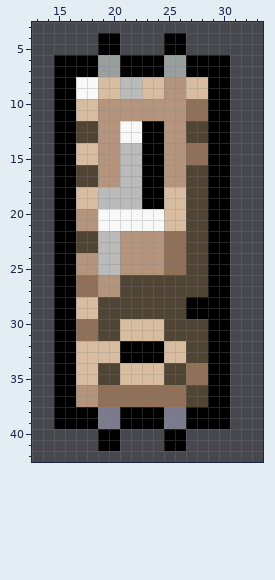
File history of a pixel-art sprite, gfx/units/icons/armoredTrain.png. Above: the version before the commit.
The file is 48x48 pixels. Shown: x 13..33, y 3..42.
The result:
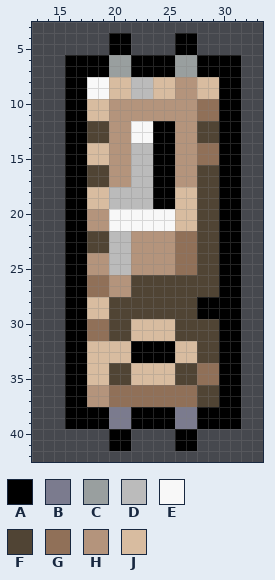
Palette (. is transparent): A #000000  B #7b7b8e  C #999f9f  D #bbbbbb  E #f8f8f8  F #504434  G #907058  H #b4947c  J #d8bca0
Log entry: Transport Train unit added
From old to new:
Changed rows in their new state; - is an unchanged pixel.
first column x 15:
 4 ----.-A---.-A----
 5 ----.-A---.-A----
 6 .---A-C---A-C---A
 7 .---A-C---A-C---A
 8 .-A-E-J-D-J-H-J-A
 9 .-A-E-J-D-J-H-J-A
10 .-A-J-------H-G-A
11 .-A-J-------H-G-A
12 .-A-F-H-E-A-H-F-A
13 .-A-F-H-E-A-H-F-A
14 .-A-J-H-D-A-H-G-A
15 .-A-J-H-D-A-H-G-A
16 .-A-F-H-D-A-H-F-A
17 .-A-F-H-D-A-H-F-A
18 .-A-J---D-A-J-F-A
19 .-A-J---D-A-J-F-A
20 .-A-H-----E-J-F-A
21 .-A-H-----E-J-F-A
22 .-A-F-D---H-G-F-A
23 .-A-F-D---H-G-F-A
24 .-A-H-D---H-G-F-A
25 .-A-H-D---H-G-F-A
26 .-A-G-H-------F-A
27 .-A-G-H-------F-A
28 .-A-J-------F---A
29 .-A-J-------F---A
30 .-A-G-F---J---F-A
31 .-A-G-F---J---F-A
32 .-A---J---A-J-F-A
33 .-A---J---A-J-F-A
34 .-A-J-F---J-F-G-A
35 .-A-J-F---J-F-G-A
36 .-A-H-------G-F-A
37 .-A-H-------G-F-A
38 .---A-B---A-B---A
39 .---A-B---A-B---A
40 ----.-A---.-A----
41 ----.-A---.-A----
Where, in picture pixels (left, top, right, bottom), the same in both pictures:
changed: (54, 33, 241, 451)
